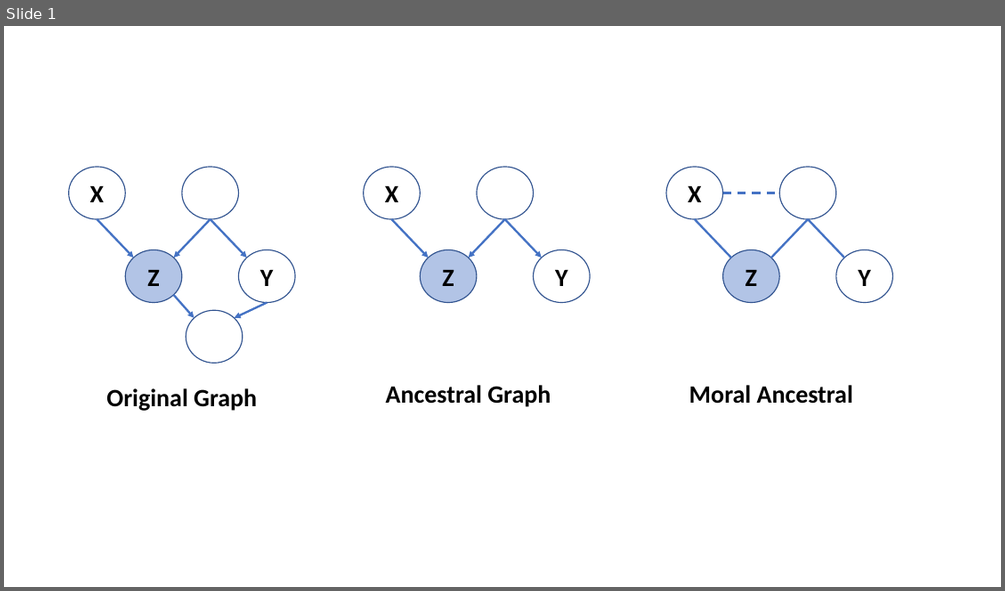
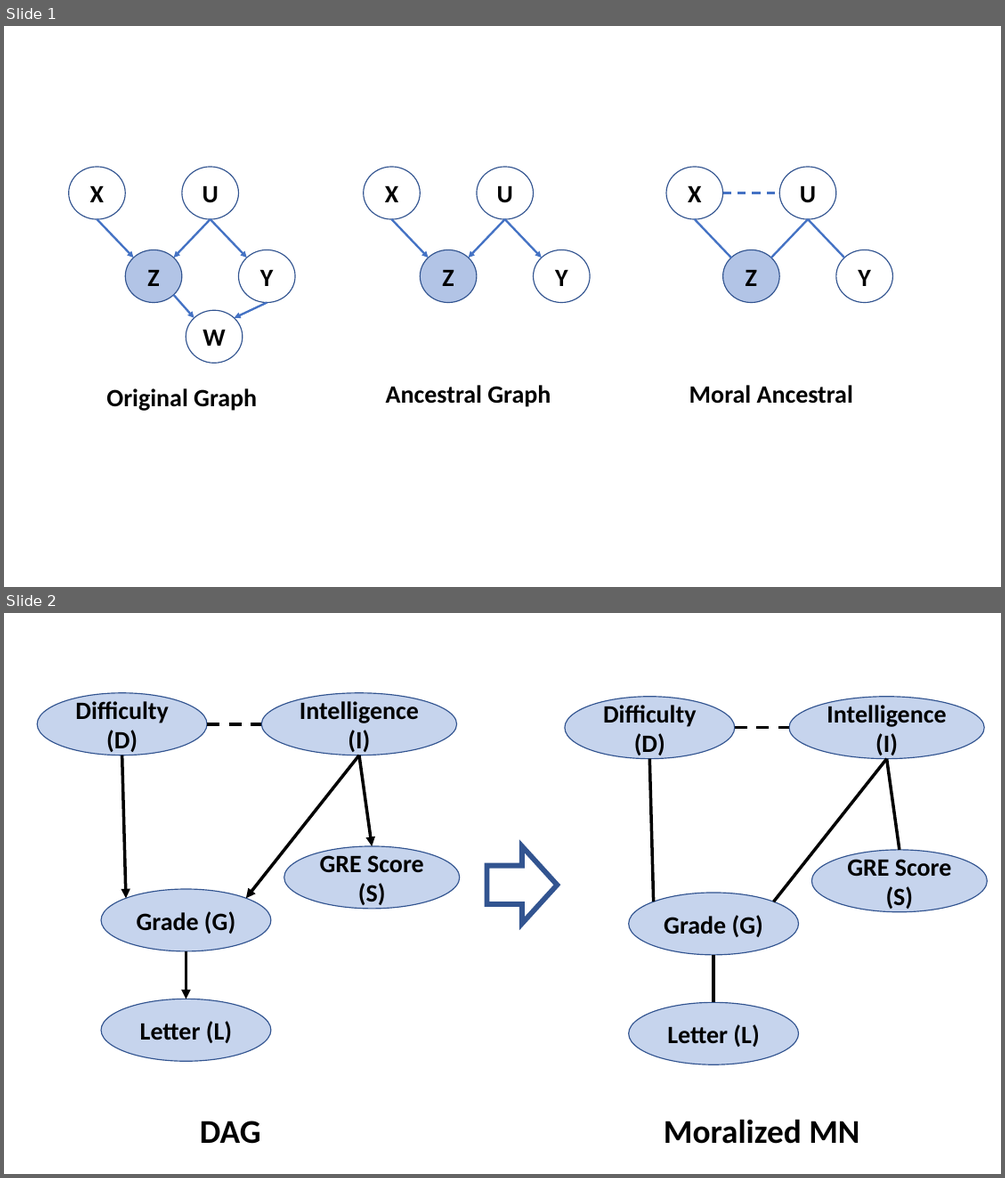
Before and after one commit to StephenElston/CSCI_E_82A_Probabalistic_Programming, a slide deck: Lesson3_MarkovNetworks/img/Diagrams.pptx. Shown one above the other, each under a label of ours: slide 1 before the commit, slides 1 and 2 after it. The pictures are 1005x591 and 1005x1178 pixels, drawn with LibreOffice and Linux fonts; fonts in the diff are those of the drawing. Boxes give left, top, right and bottom in pixels: in the first picture for what was removed or moved away, otherwise in the second. Text is boxed around its words. In the diff, an @@ line names an element or a change of style, - is before the commit and + after.

```diff
--- a/Lesson3_MarkovNetworks/img/Diagrams.pptx
+++ b/Lesson3_MarkovNetworks/img/Diagrams.pptx
@@ slide 2 added at [4,613,1001,1174], background #FFFFFF @@
@@ ellipse added at [37,693,207,755], fill #4472C4 at 30% opacity, outline #325491 1 pt, 24 pt, text #000000, bold @@
+Difficulty (D)
@@ ellipse added at [261,693,456,755], fill #4472C4 at 30% opacity, outline #325491 1 pt, 24 pt, text #000000, bold @@
+Intelligence (I)
@@ ellipse added at [565,697,735,759], fill #4472C4 at 30% opacity, outline #325491 1 pt, 24 pt, text #000000, bold @@
+Difficulty (D)
@@ ellipse added at [789,697,985,759], fill #4472C4 at 30% opacity, outline #325491 1 pt, 24 pt, text #000000, bold @@
+Intelligence (I)
@@ line added from (208, 724) to (261, 724), #000000 3 pt dashed @@
@@ line added from (735, 728) to (789, 728), #000000 3 pt dashed @@
@@ arrow added from (122, 755) to (126, 898), #000000 3 pt @@
@@ arrow added from (359, 755) to (246, 898), #000000 3 pt @@
@@ arrow added from (359, 755) to (372, 846), #000000 3 pt @@
@@ line added from (650, 759) to (654, 901), #000000 3 pt @@
@@ line added from (887, 759) to (774, 901), #000000 3 pt @@
@@ line added from (887, 759) to (900, 850), #000000 3 pt @@
@@ ellipse added at [284,846,460,908], fill #4472C4 at 30% opacity, outline #325491 1 pt, 24 pt, text #000000, bold @@
+GRE Score (S)
@@ right arrow added at [487,846,558,924], outline #325491 5 pt @@
@@ ellipse added at [811,850,987,912], fill #4472C4 at 30% opacity, outline #325491 1 pt, 24 pt, text #000000, bold @@
+GRE Score (S)
@@ ellipse added at [101,889,271,951], fill #4472C4 at 30% opacity, outline #325491 1 pt, 24 pt, text #000000, bold @@
+Grade (G)
@@ ellipse added at [629,892,798,955], fill #4472C4 at 30% opacity, outline #325491 1 pt, 24 pt, text #000000, bold @@
+Grade (G)
@@ arrow added from (186, 951) to (186, 999), #000000 3 pt @@
@@ line added from (713, 955) to (713, 1003), #000000 3 pt @@
@@ ellipse added at [101,999,271,1061], fill #4472C4 at 30% opacity, outline #325491 1 pt, 24 pt, text #000000, bold @@
+Letter (L)
@@ ellipse added at [629,1003,798,1064], fill #4472C4 at 30% opacity, outline #325491 1 pt, 24 pt, text #000000, bold @@
+Letter (L)
@@ text added at [663,1119,859,1143], 32 pt, text #000000, bold @@
+Moralized MN
@@ text added at [200,1120,261,1143], 32 pt, text #000000, bold @@
+DAG
@@ slide 1 changed as well @@
@@ text in ellipse at [202,186,218,203]: text added @@
+U
@@ text in ellipse at [497,186,513,203]: text added @@
+U
@@ text in ellipse at [800,186,816,203]: text added @@
+U
@@ text in ellipse at [202,329,225,346]: text added @@
+W
```
Also in this commit, not shown: 2 other slides added, 3 other files.
